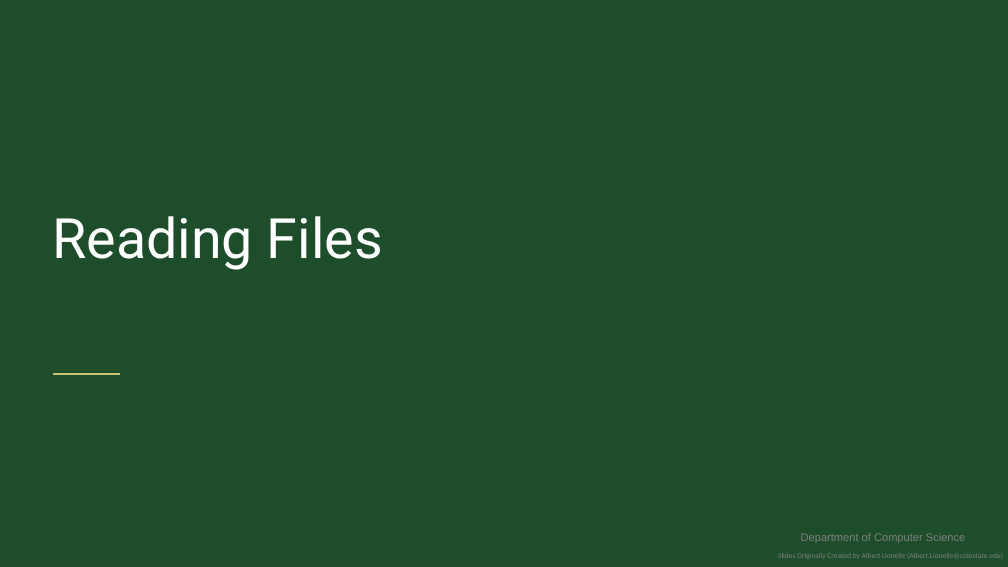
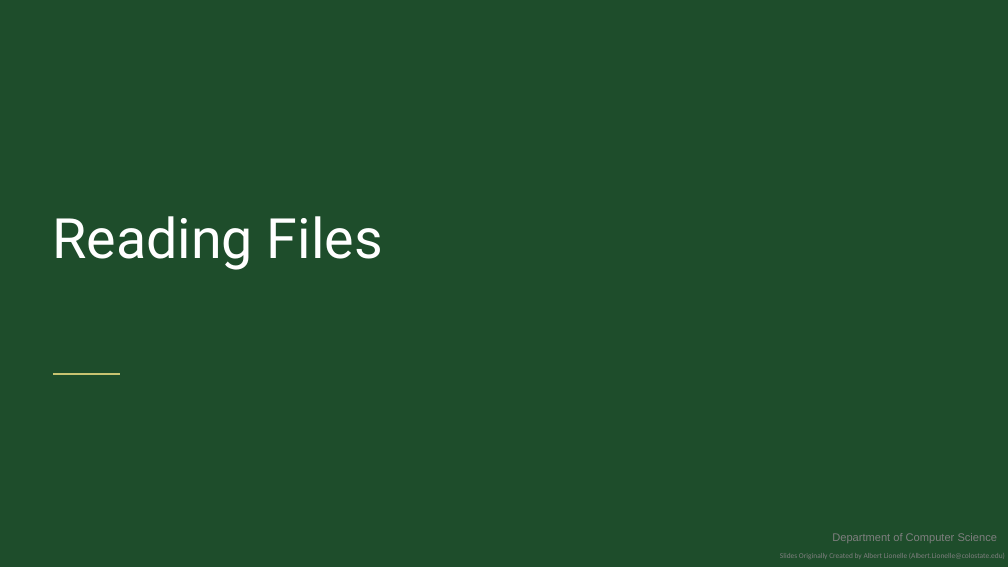
Before and after one commit to coloradostateuniversity/CSUCS1ClassExamples, a slide deck: slide 1 of slides/Online/2020/14- FileInput.pptx. Drawn at 1008x567 pixels with LibreOffice and Linux fonts; fonts in the diff are those of the drawing; background and template pictures are left out. Boxes give left, top, right and bottom in pixels: in the first picture for what was removed or moved away, otherwise in the second. Text is boxed around its words. In the diff, an @@ line names an element or a change of style, - is before the commit and + after.

```diff
--- a/slides/Online/2020/14- FileInput.pptx
+++ b/slides/Online/2020/14- FileInput.pptx
@@ text "Department of Computer Science": place and size @@
-text "Department of Computer Science" at box(801, 533, 965, 543)
+text "Department of Computer Science" at box(832, 533, 997, 543)
```
Also in this commit, not shown: 1 other slide changed, 7 other files.
